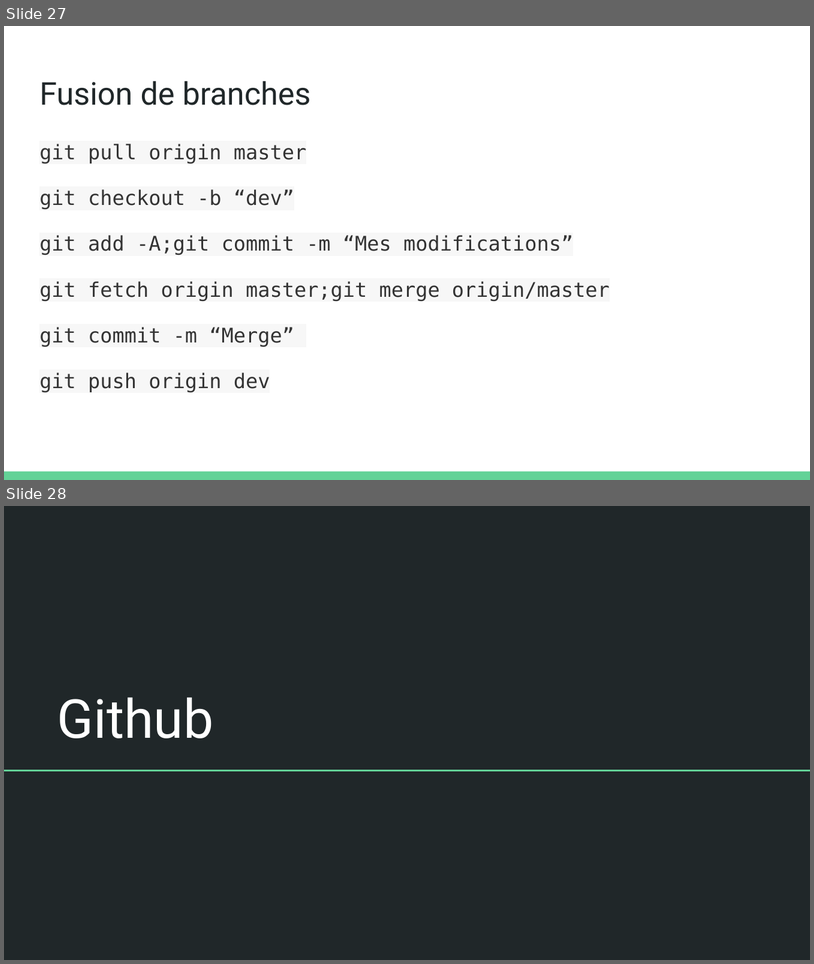
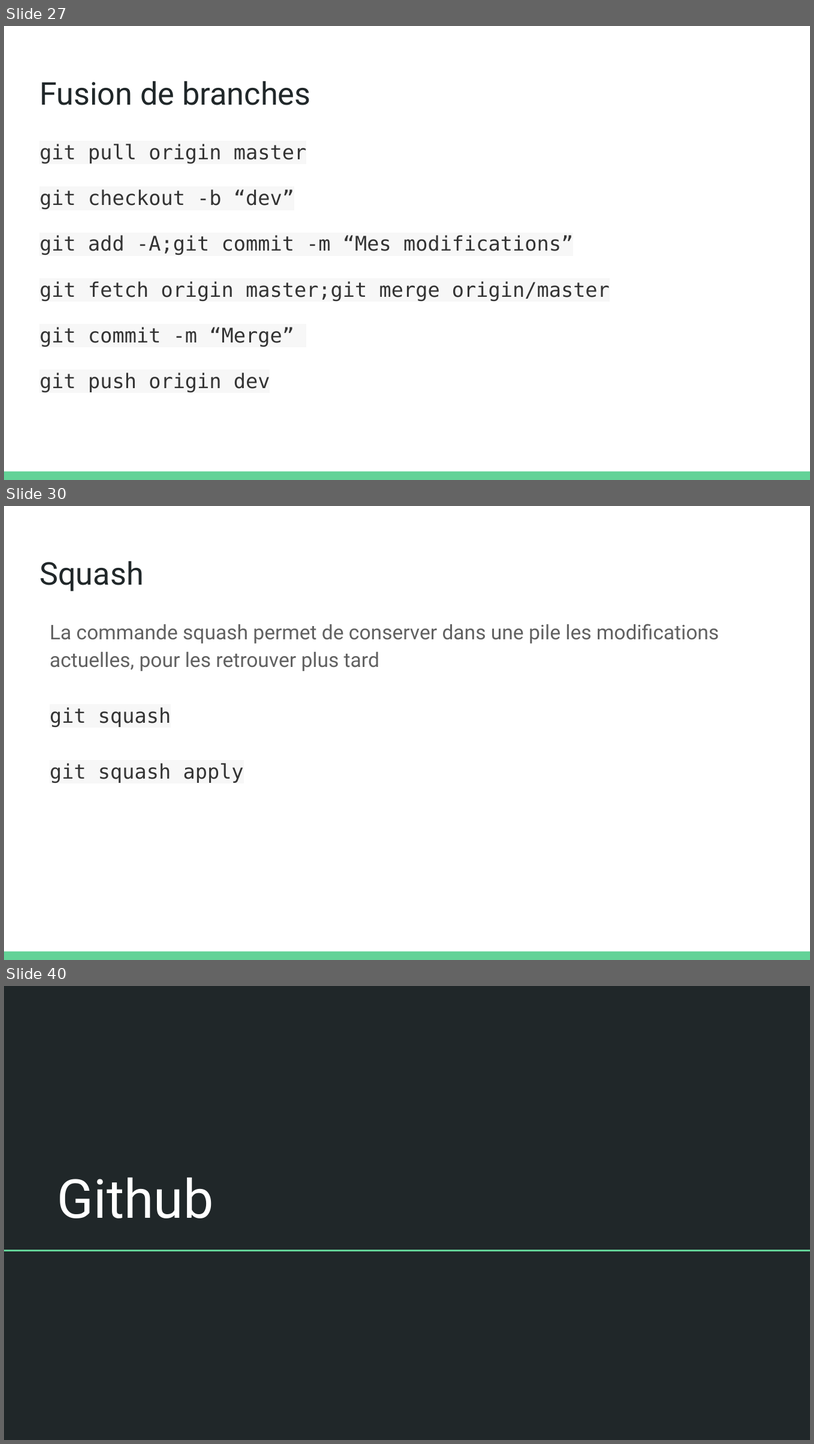
Before and after one commit to olivier-pitton/dant, a slide deck: git/Cours Git.pptx. Shown one above the other, each under a label of ours: slides 27 and 28 before the commit, slides 27, 30 and 40 after it; the slides between them are not shown. The pictures are 814x964 and 814x1444 pixels, drawn with LibreOffice and Linux fonts; fonts in the diff are those of the drawing. Boxes give left, top, right and bottom in pixels: in the first picture for what was removed or moved away, otherwise in the second. Text is boxed around its words. In the diff, an @@ line names an element or a change of style, - is before the commit and + after.

```diff
--- a/git/Cours Git.pptx
+++ b/git/Cours Git.pptx
@@ slide 30 added at (4,506,810,960), background #FFFFFF; not listed: 1 template element that a slide beside it also shows @@
@@ title added at (39,561,144,591), 28 pt, text #202729 @@
+Squash
@@ text added at (50,624,719,783), 18 pt, text #616161 @@
+La commande squash permet de conserver dans une pile les modifications actuelles, pour les retrouver plus tard
+git squash
+git squash apply
@@ what was slide 28 is now slide 40 @@
```
Also in this commit, not shown: 11 other slides added, 2 other files.
